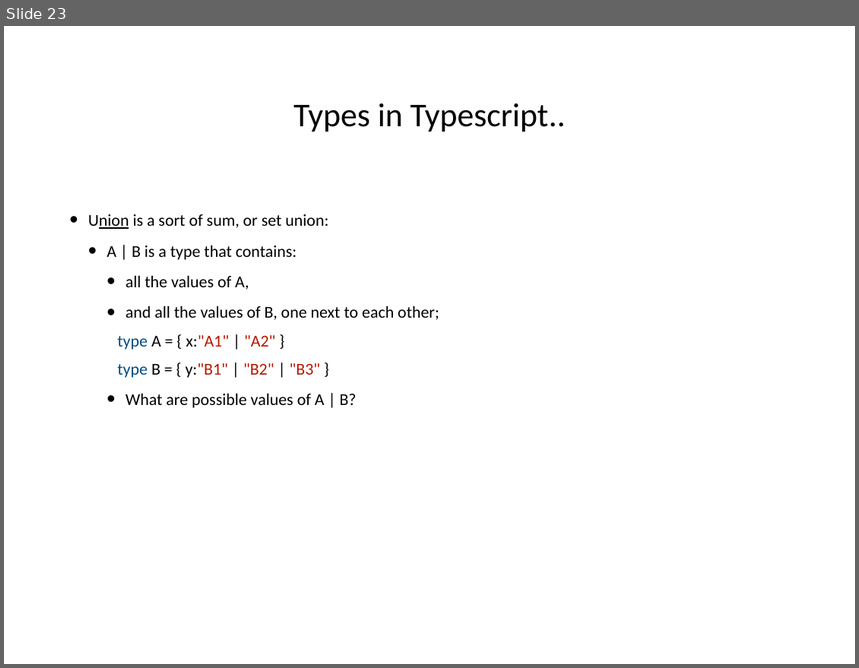
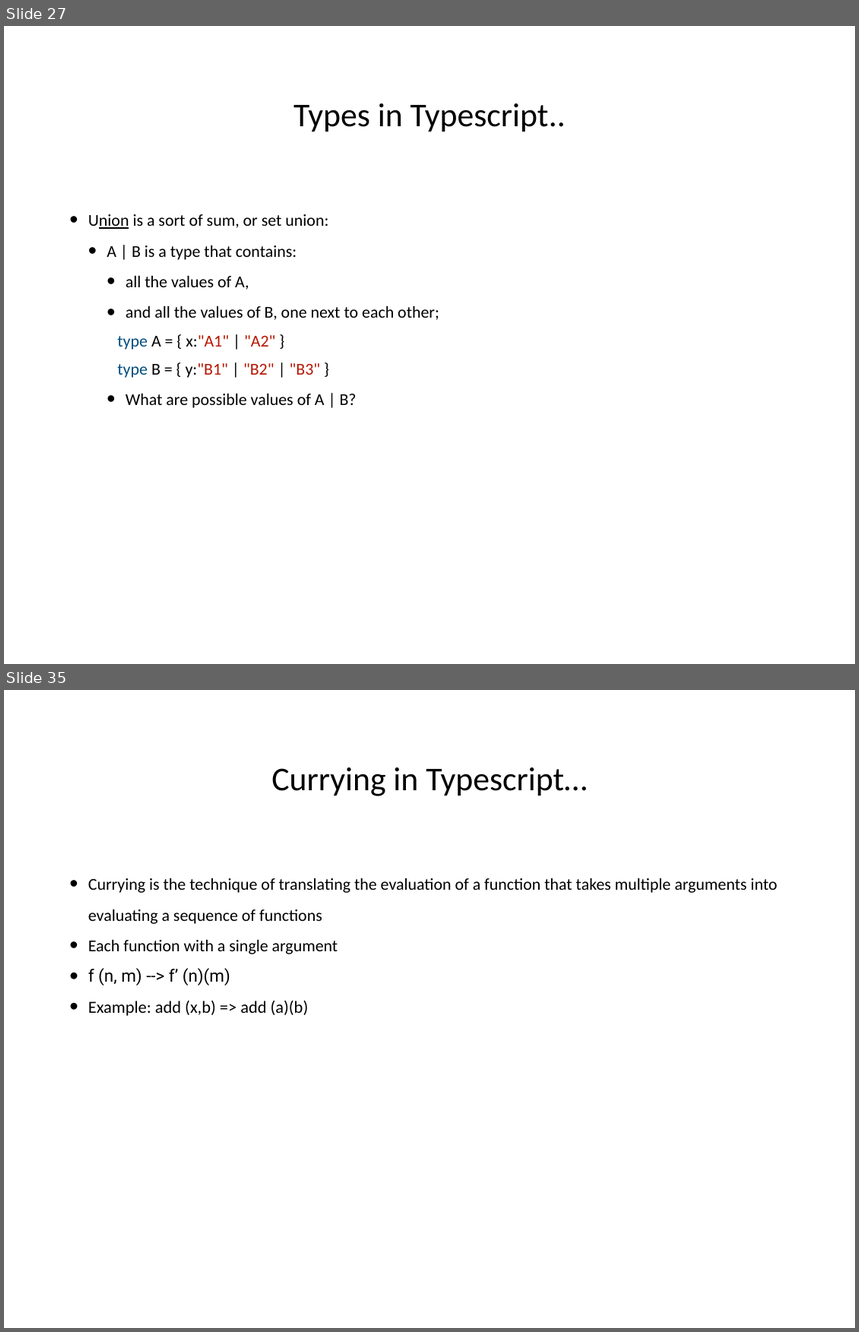
Before and after one commit to hogeschool/Development-5, a slide deck: Lectures/Lecture5/lesson5.pptx. Shown one above the other, each under a label of ours: slide 23 before the commit, slides 27 and 35 after it; the slides between them are not shown. The pictures are 859x668 and 859x1332 pixels, drawn with LibreOffice and Linux fonts; fonts in the diff are those of the drawing. Boxes give left, top, right and bottom in pixels: in the first picture for what was removed or moved away, otherwise in the second. Text is boxed around its words. In the diff, an @@ line names an element or a change of style, - is before the commit and + after.

```diff
--- a/Lectures/Lecture5/lesson5.pptx
+++ b/Lectures/Lecture5/lesson5.pptx
@@ slide 35 added at bbox=[4, 690, 855, 1328], background #FFFFFF @@
@@ title added at bbox=[272, 768, 587, 796], 40 pt, text #000000 @@
+Currying in Typescript…
@@ text added at bbox=[88, 878, 778, 1016], 20 pt, text #000000 @@
+• Currying is the technique of translating the evaluation of a function that takes multiple arguments into evaluating a sequence of functions
+• Each function with a single argument
+• f (n, m) --> f’ (n)(m)
+• Example: add (x,b) => add (a)(b)
@@ what was slide 23 is now slide 27 @@
```
Also in this commit, not shown: 9 slides changed, 12 other slides added.
